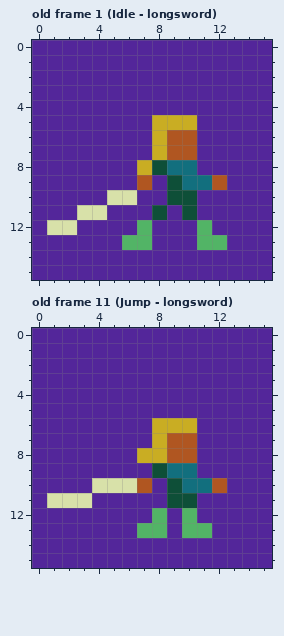
A pixel-art file gets an edit: gfx/objects.aseprite. The picture above is the old version.
16x16 pixels, 36 frames. Shown: old frame 1 (Idle - longsword), old frame 11 (Jump - longsword). The commit also changed other frames, which this record leaves out.
After:
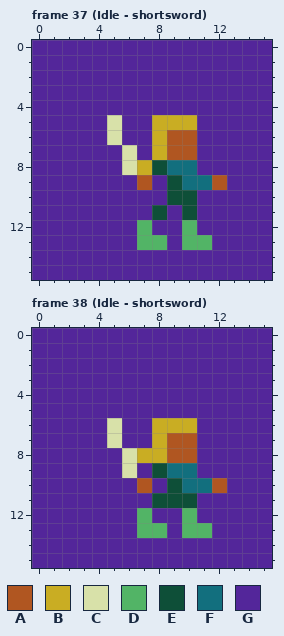
Palette (. is transparent): A #b05621  B #c9ad23  C #d8e1a9  D #52b466  E #0e4f38  F #126f7e  G #53269a
A new or re-ordered frame is compared with the old frame closest to it.
Author's note on the commit: Add all animations for the short sword
Changes in this commit:
{"change": "frames 36 -> 65"}
{"where": "frame 37 (Idle - shortsword) is new; against old frame 1 (Idle - longsword), layers \"Sword\", \"Character\""}
{"frame":37,"y":5,"x":5,"old":"G","new":"C"}
{"frame":37,"y":6,"x":5,"old":"G","new":"C"}
{"frame":37,"y":7,"x":6,"old":"G","new":"C"}
{"frame":37,"y":8,"x":6,"old":"G","new":"C"}
{"frame":37,"y":10,"x":5,"old":"CC","new":"GG"}
{"frame":37,"y":11,"x":3,"old":"CC","new":"GG"}
{"frame":37,"y":12,"x":1,"old":"CC","new":"GG"}
{"frame":37,"y":12,"x":10,"old":"GD","new":"DG"}
{"frame":37,"y":13,"x":6,"old":"D","new":"G"}
{"frame":37,"y":13,"x":8,"old":"G","new":"D"}
{"frame":37,"y":13,"x":10,"old":"G","new":"D"}
{"frame":37,"y":13,"x":12,"old":"D","new":"G"}
{"where": "frame 38 (Idle - shortsword) is new; against old frame 11 (Jump - longsword), layers \"Sword\", \"Character\""}
{"frame":38,"y":6,"x":5,"old":"G","new":"C"}
{"frame":38,"y":7,"x":5,"old":"G","new":"C"}
{"frame":38,"y":8,"x":6,"old":"G","new":"C"}
{"frame":38,"y":9,"x":6,"old":"G","new":"C"}
{"frame":38,"y":10,"x":4,"old":"CCC","new":"GGG"}
{"frame":38,"y":11,"x":1,"old":"CCC","new":"GGG"}
{"frame":38,"y":11,"x":8,"old":"G","new":"E"}
{"frame":38,"y":12,"x":7,"old":"GD","new":"DG"}
